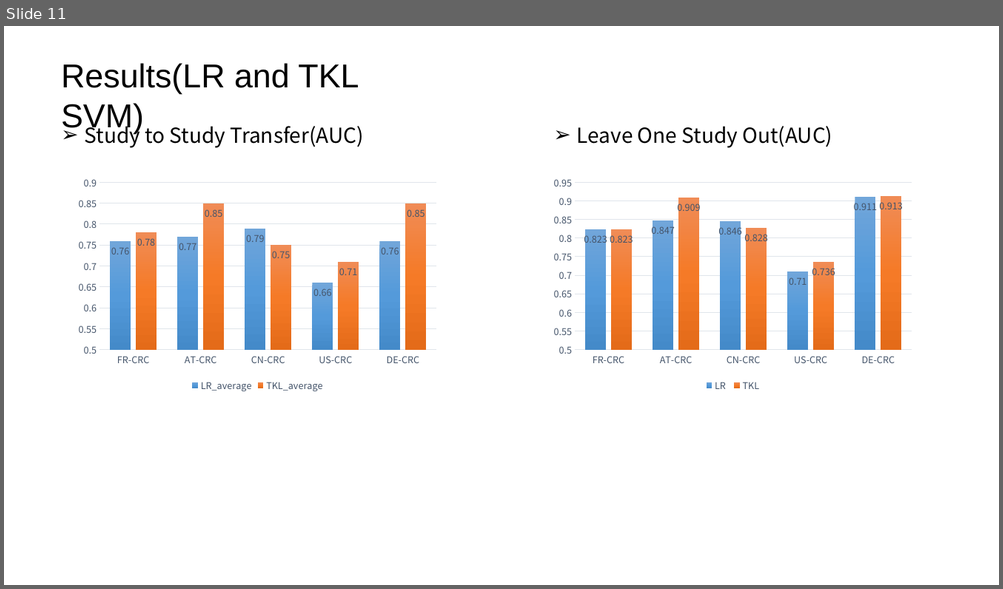
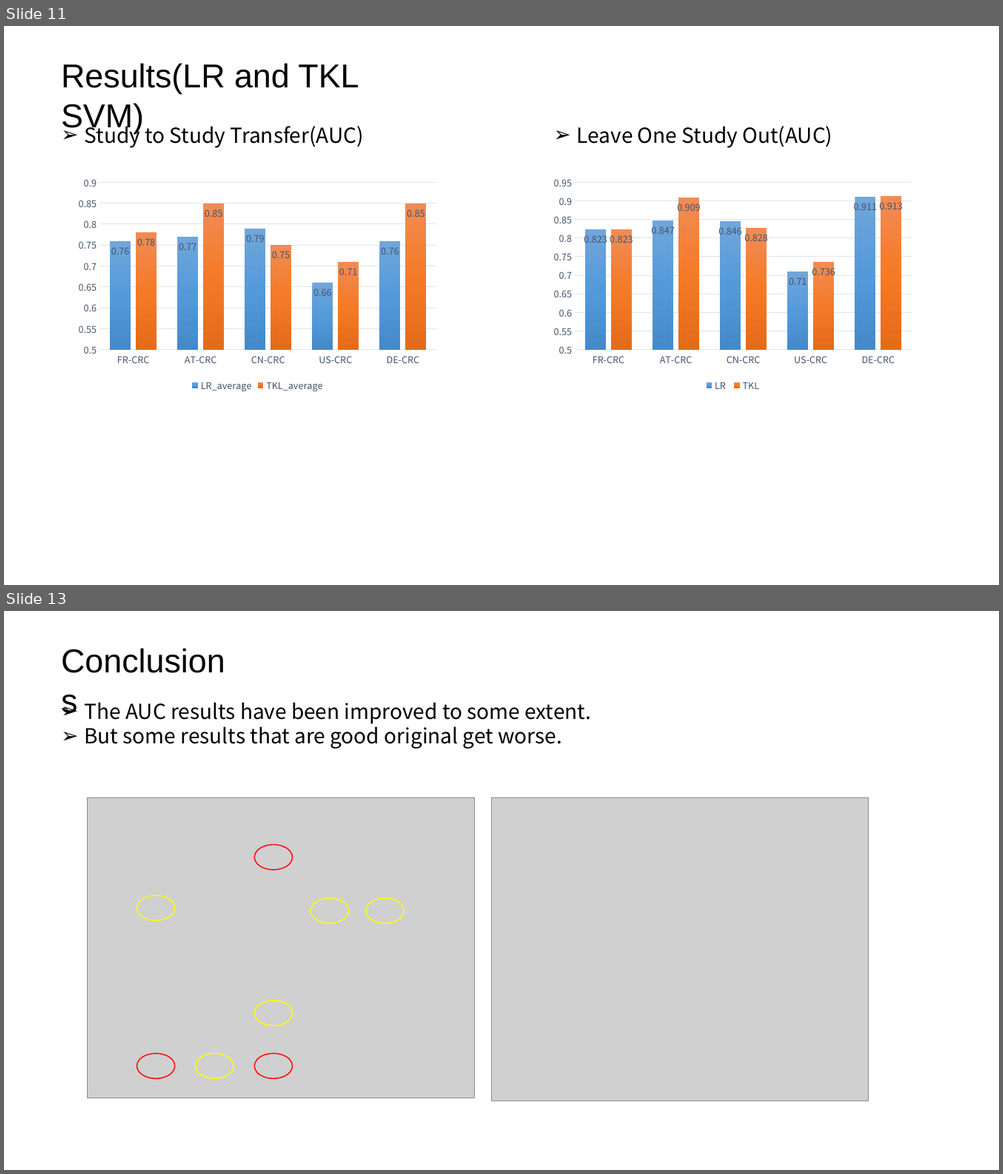
Before and after one commit to psj1997/classification_generalization, a slide deck: work_report/7.29工作汇报.pptx. Shown one above the other, each under a label of ours: slide 11 before the commit, slides 11 and 13 after it; the slides between them are not shown. The pictures are 1003x589 and 1003x1174 pixels, drawn with LibreOffice and Linux fonts; fonts in the diff are those of the drawing; grey boxes stand for pictures. Boxes give left, top, right and bottom in pixels: in the first picture for what was removed or moved away, otherwise in the second. Text is boxed around its words. In the diff, an @@ line names an element or a change of style, - is before the commit and + after.

```diff
--- a/work_report/7.29工作汇报.pptx
+++ b/work_report/7.29工作汇报.pptx
@@ slide 13 added at (x1=4, y1=611, x2=999, y2=1170), background #FFFFFF @@
@@ text added at (x1=54, y1=636, x2=236, y2=684), 32 pt, text #000000 @@
+Conclusions
@@ text added at (x1=85, y1=702, x2=591, y2=749), 20 pt, text #000000 @@
+➢ The AUC results have been improved to some extent.
+➢ But some results that are good original get worse.
@@ picture added at (x1=88, y1=797, x2=475, y2=1098) @@
@@ picture added at (x1=492, y1=797, x2=869, y2=1101) @@
@@ ellipse added at (x1=255, y1=845, x2=293, y2=870), outline #FF0000 1 pt @@
@@ ellipse added at (x1=136, y1=896, x2=175, y2=921), outline #FFFF00 1 pt @@
@@ ellipse added at (x1=310, y1=898, x2=349, y2=923), outline #FFFF00 1 pt @@
@@ ellipse added at (x1=366, y1=898, x2=404, y2=923), outline #FFFF00 1 pt @@
@@ ellipse added at (x1=255, y1=1001, x2=293, y2=1027), outline #FFFF00 1 pt @@
@@ ellipse added at (x1=136, y1=1054, x2=175, y2=1079), outline #FF0000 1 pt @@
@@ ellipse added at (x1=196, y1=1054, x2=234, y2=1079), outline #FFFF00 1 pt @@
@@ ellipse added at (x1=255, y1=1054, x2=293, y2=1079), outline #FF0000 1 pt @@
```
Also in this commit, not shown: 4 slides changed, 1 slide removed.
